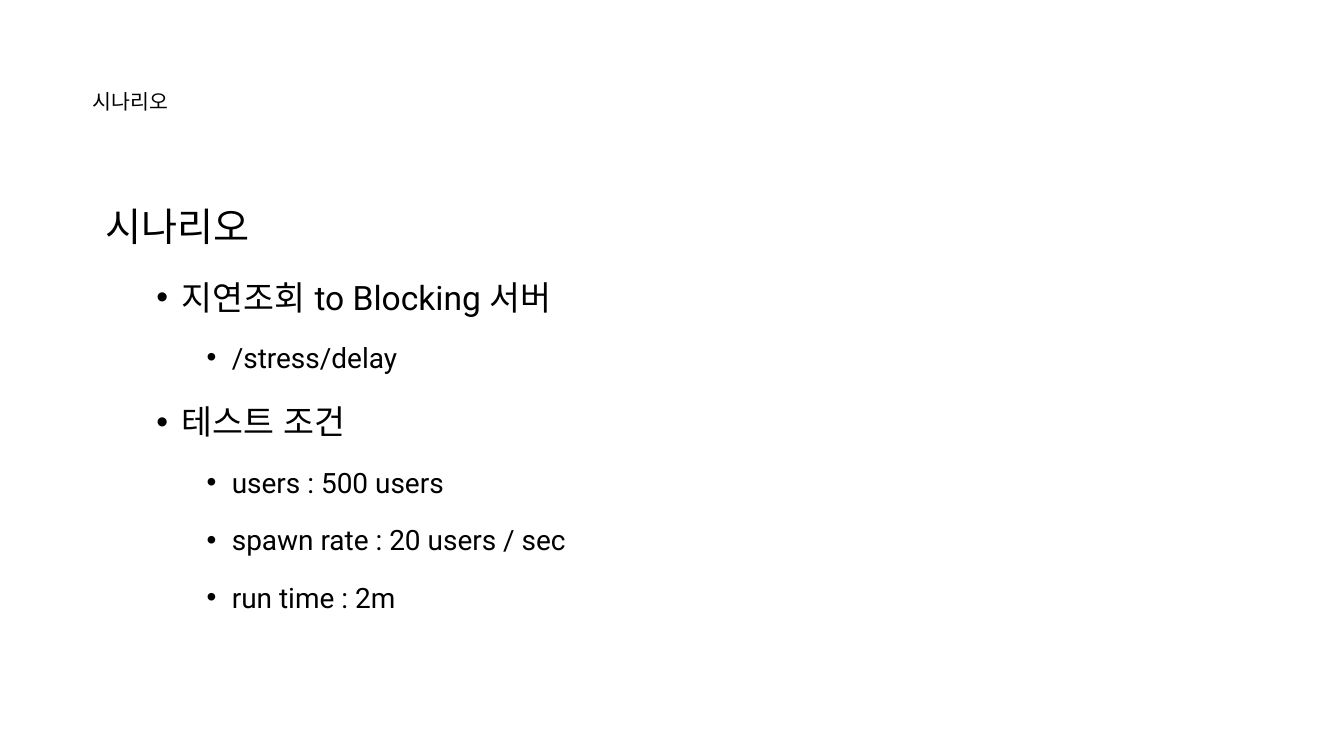
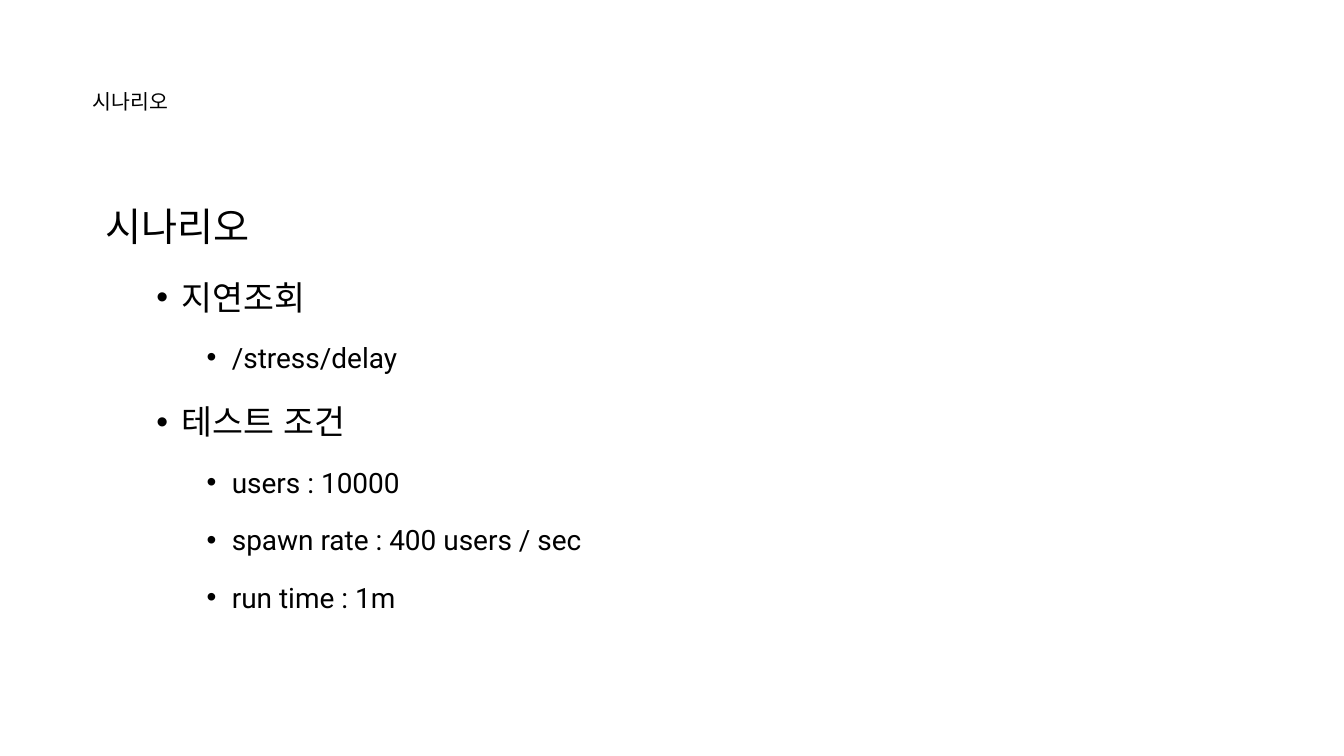
Before and after one commit to nayasis/fastcampus-hyper-webflux, a slide deck: slide 17 of 99.ppt/[Ch4-5. 비동기 서비스 부하 테스트.pptx (slide 11 before the commit). Drawn at 1344x756 pixels with LibreOffice and Linux fonts; fonts in the diff are those of the drawing; background and template pictures are left out. Boxes give left, top, right and bottom in pixels: in the first picture for what was removed or moved away, otherwise in the second. Text is boxed around its words. In the diff, an @@ line names an element or a change of style, - is before the commit and + after.

```diff
--- a/99.ppt/[Ch4-5. 비동기 서비스 부하 테스트.pptx
+++ b/99.ppt/[Ch4-5. 비동기 서비스 부하 테스트.pptx
@@ text at (181, 282, 305, 313): text changed @@
-  • 지연조회 to Blocking 서버
+  • 지연조회
@@ text at (232, 472, 581, 609): text changed @@
-    • users : 500 users
-    • spawn rate : 20 users / sec
-    • run time : 2m
+    • users : 10000
+    • spawn rate : 400 users / sec
+    • run time : 1m
```
Also in this commit, not shown: 10 other slides changed, 4 slides added, 1 slide removed, 1 other file.
